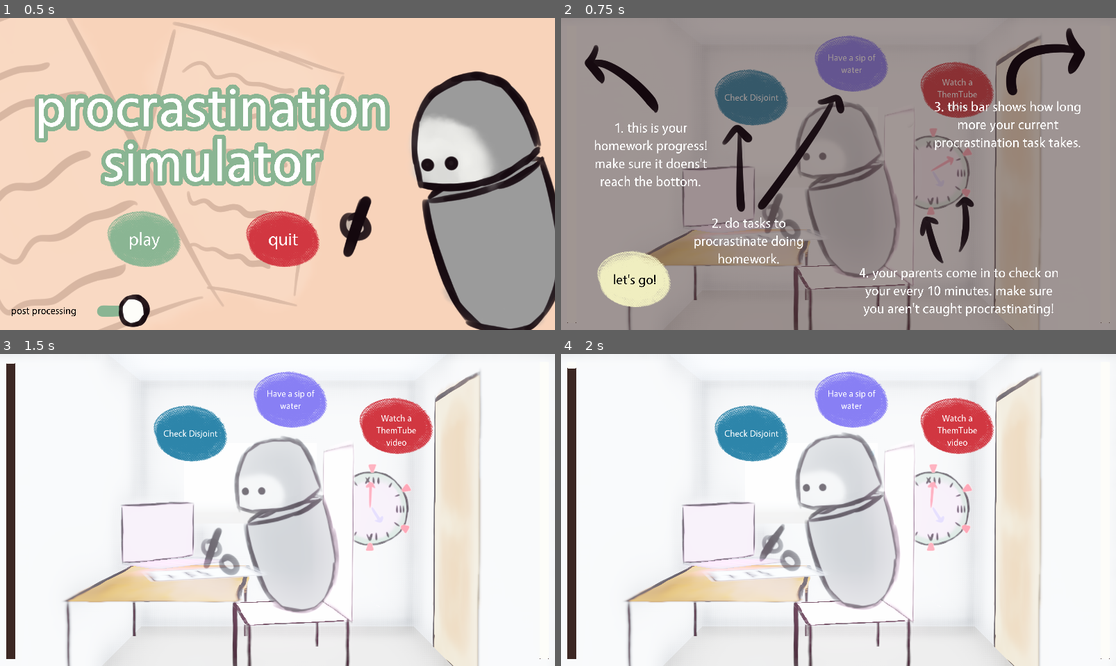
Above: before the commit, frames 1-4 (two rows, left to right).
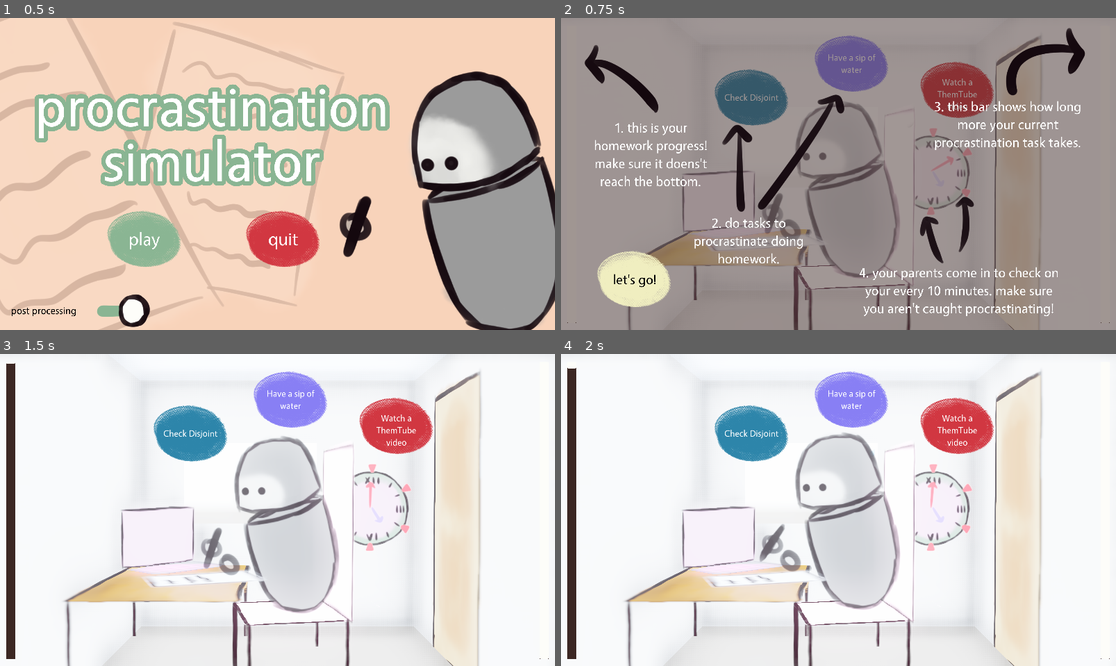
Above: after the commit, the same moments.

Repository: bucketfish/procrastination-simulator
Game: Godot game, scene res://Main.tscn
The game is run twice, just before and just after one commit, with the same random seed, the same clock (stepped at 60 frames per second) and the same inputs. A sky picture missing from this copy of the repository is replaced by a grey-blue gradient.
Inputs:
- Up to frame 1 (0.5 s): no input
- Up to frame 2 (0.75 s): click "play" at 0.5 s
- Up to frame 3 (1.5 s): click "let's go!" at 1.25 s
- Up to frame 4 (2 s): no input

Frame 1 is identical in both runs. In frame 2, 0.5% of the frame differs, in the area x 21-48%, y 47-75%; in frame 3, 1.1%; in frame 4, 1.1%.

Commit message:
MoreAudio

Diff:
--- a/Main.tscn
+++ b/Main.tscn
@@ -770,13 +770,14 @@
 [node name="OnTableGroup" type="Spatial" parent="RoomGroup/TableGroup"]
 
 [node name="paper" type="Sprite3D" parent="RoomGroup/TableGroup/OnTableGroup"]
-transform = Transform( -0.043182, 0, 0.111961, 0, 0.12, 0, -0.111961, 0, -0.043182, -0.634986, 0.804065, -0.362271 )
+transform = Transform( -0.043182, 0, 0.111961, 0, 0.12, 0, -0.111961, 0, -0.043182, -0.634986, 0.760603, -0.362271 )
 axis = 1
 shaded = true
 alpha_cut = 2
 texture = ExtResource( 10 )
 
 [node name="LaptopGroup" type="Spatial" parent="RoomGroup/TableGroup/OnTableGroup"]
+transform = Transform( 1, 0, 0, 0, 1, 0, 0, 0, 1, 0, -0.046994, 0 )
 
 [node name="computer_keyboard" type="Sprite3D" parent="RoomGroup/TableGroup/OnTableGroup/LaptopGroup"]
 transform = Transform( 0.0684344, 0, 0.072916, 0, 0.1, 0, -0.072916, 0, 0.0684344, -1.01876, 0.801673, -1.10923 )
@@ -1032,27 +1033,26 @@
 [node name="door" type="AudioStreamPlayer3D" parent="Audio"]
 transform = Transform( 1, 0, 0, 0, 1, 0, 0, 0, 1, 1.44414, 1.40567, -0.255935 )
 stream = ExtResource( 32 )
-unit_db = 28.718
+unit_db = 30.0
 attenuation_filter_db = -2.0
 doppler_tracking = 1
 
 [node name="outside" type="AudioStreamPlayer3D" parent="Audio"]
 transform = Transform( 1, 0, 0, 0, 1, 0, 0, 0, 1, -0.35586, 1.50567, -1.85594 )
 stream = ExtResource( 31 )
-unit_db = 80.0
 attenuation_filter_db = -2.0
 doppler_tracking = 1
 
 [node name="snack" type="AudioStreamPlayer3D" parent="Audio"]
 transform = Transform( 1, 0, 0, 0, 1, 0, 0, 0, 1, -0.25586, 1.20567, -0.155935 )
 stream = ExtResource( 29 )
+unit_db = 10.0
 attenuation_filter_db = -2.0
 doppler_tracking = 1
 
 [node name="hydrate" type="AudioStreamPlayer3D" parent="Audio"]
 transform = Transform( 1, 0, 0, 0, 1, 0, 0, 0, 1, -0.15586, 1.00567, -0.055935 )
 stream = ExtResource( 30 )
-unit_db = 63.089
 attenuation_filter_db = -2.0
 doppler_tracking = 1
 
